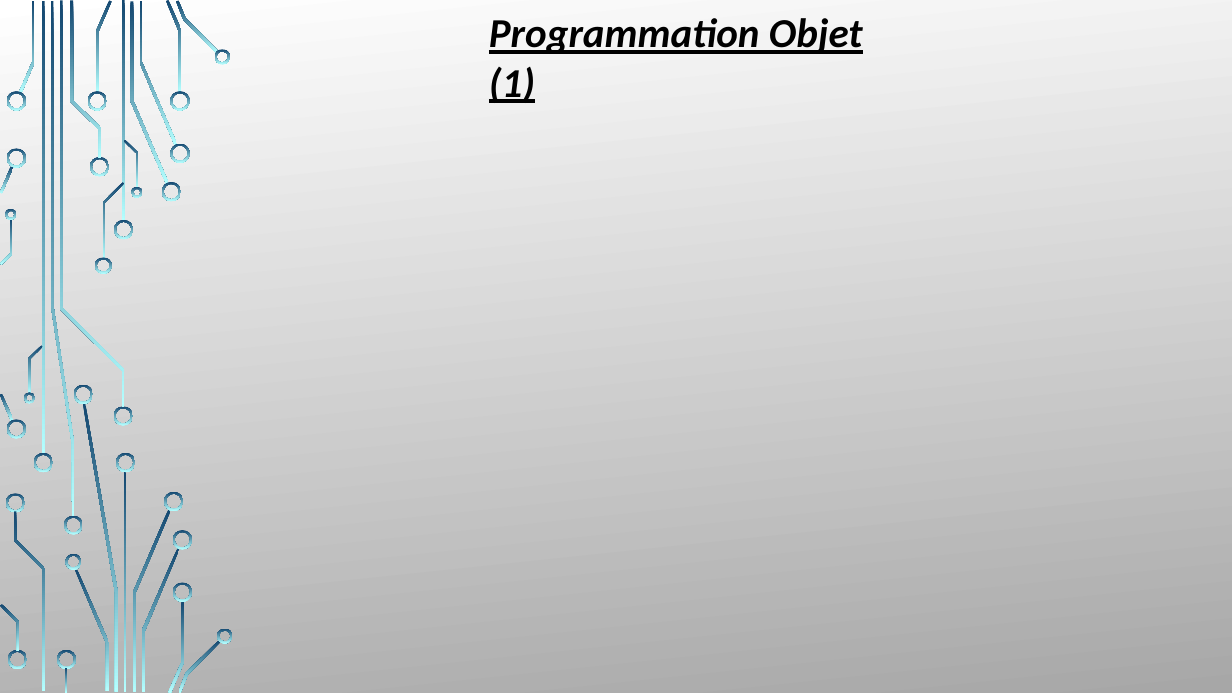
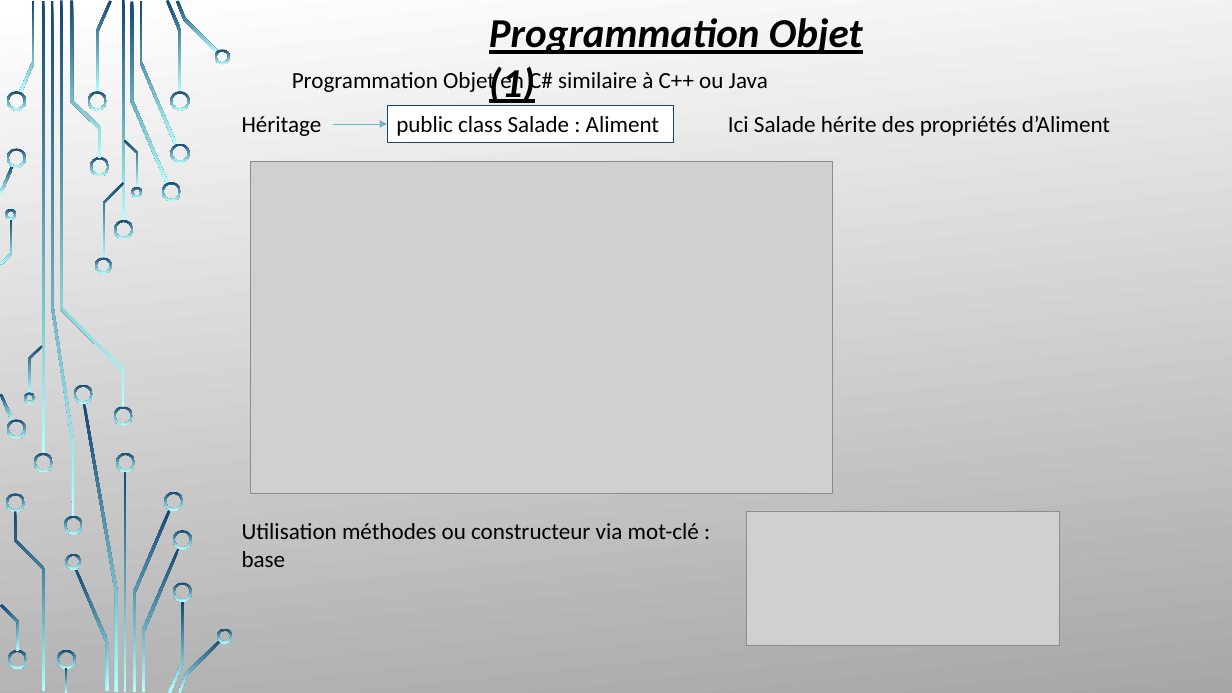
Before and after one commit to LouisMalbranque/Projet-C-S2, a slide deck: slide 12 of CoursCS2.pptx. Drawn at 1232x693 pixels with LibreOffice and Linux fonts; fonts in the diff are those of the drawing; grey boxes stand for pictures; background and template pictures are left out. Boxes give left, top, right and bottom in pixels: in the first picture for what was removed or moved away, otherwise in the second. Text is boxed around its words. In the diff, an @@ line names an element or a change of style, - is before the commit and + after.

```diff
--- a/CoursCS2.pptx
+++ b/CoursCS2.pptx
@@ text added at bbox=[292, 69, 768, 95], 18 pt, text #000000 @@
+Programmation Objet en C# similaire à C++ ou Java
@@ text added at bbox=[242, 116, 322, 136], 18 pt, text #000000 @@
+Héritage
@@ rectangle added at bbox=[387, 105, 674, 142], fill #FFFFFF, outline #134770 0.75 pt, 18 pt, text #000000 @@
+public class Salade : Aliment
@@ text added at bbox=[728, 116, 1110, 136], 18 pt, text #000000 @@
+Ici Salade hérite des propriétés d’Aliment
@@ arrow added from (333, 124) to (387, 124), #73B5C5 0.75 pt @@
@@ picture added at bbox=[250, 162, 833, 494] @@
@@ text added at bbox=[242, 523, 699, 567], 18 pt, text #000000 @@
+Utilisation méthodes ou constructeur via mot-clé : base
@@ picture added at bbox=[747, 512, 1060, 646] @@
```
Also in this commit, not shown: 3 other slides changed, 2 slides added, 2 slides removed.
